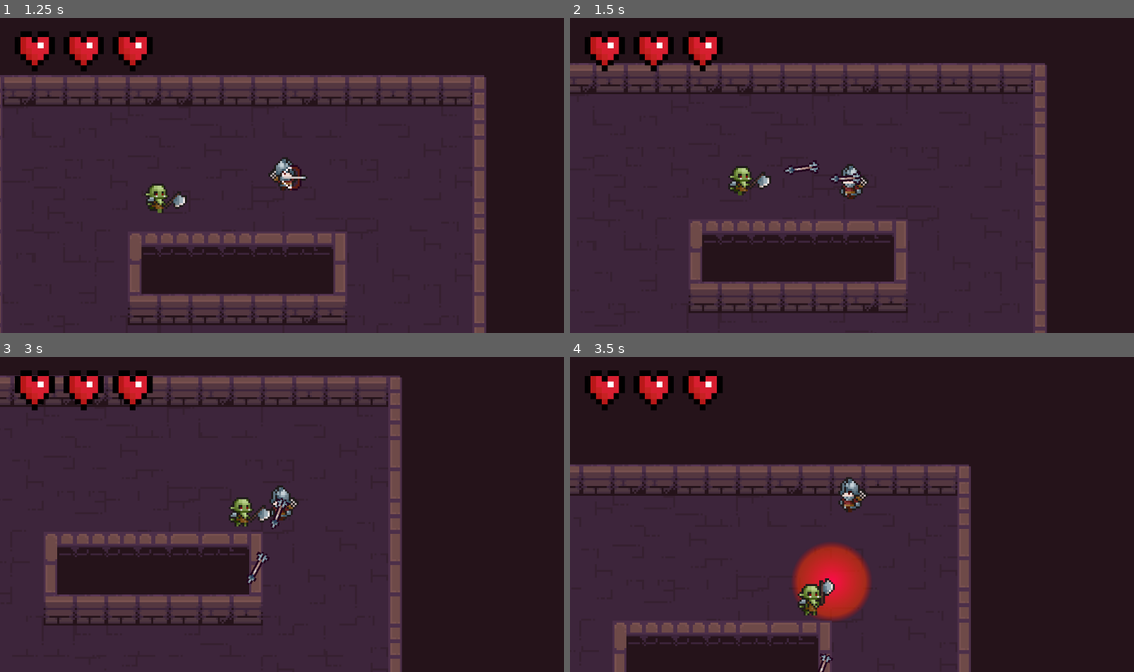
Above: before the commit, frames 1-4 (two rows, left to right).
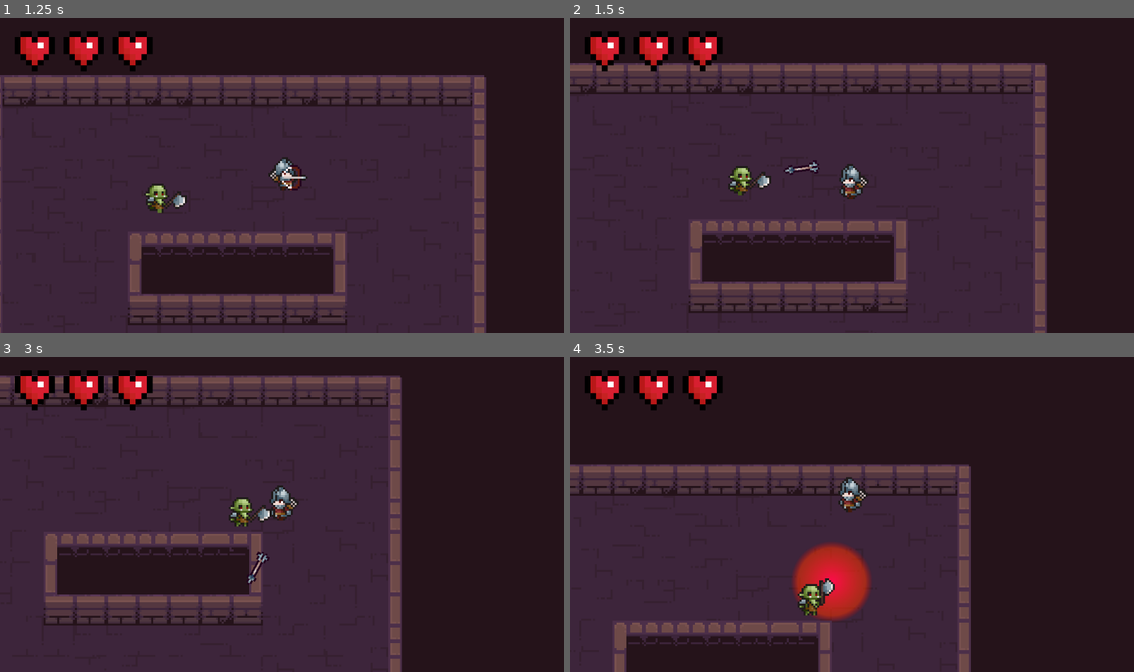
Above: after the commit, the same moments.

Repository: CatsAreCuteAndFast/knockback-topdown
Game: Godot game, scene res://scenes/levels/main_level.tscn
Same seed, same stepped clock (60 frames per second), same inputs: the game is played once before the commit and once after it.
Inputs (mouse positions are in pixels of both pictures, inside the frame that each line leads up to):
- Up to frame 1 (1.25 s): move the mouse to (406, 159) at 0.52 s; press the mouse at (406, 159) at 0.53 s; hold D (right) from 0.53 s (still down)
- Up to frame 2 (1.5 s): move the mouse to (739, 191) at 1.27 s; release D (right) at 1.28 s; release the mouse at (739, 191) at 1.28 s; hold S (down) from 1.28 s (still down); click (739, 191) at 1.35 s
- Up to frame 3 (3 s): move the mouse to (338, 445) at 2.02 s; release S (down) at 2.03 s; press the mouse at (338, 445) at 2.03 s; hold D (right) 2.03-2.78 s; move the mouse to (253, 577) at 2.77 s; release the mouse at (253, 577) at 2.78 s; hold W (up) from 2.78 s (still down); click (253, 577) at 2.85 s
- Up to frame 4 (3.5 s): keep holding W (up)

Frame 1 is identical in both runs. In frame 2, 0.1% of the frame differs, in the area x 46-52%, y 48-54%; in frame 3, 0.1%, in the area x 47-52%, y 44-55%; in frame 4, less than 0.1%.

Commit message:
Added arrow cooldowns

Diff:
--- a/scripts/states/bow_attack.gd
+++ b/scripts/states/bow_attack.gd
@@ -12,16 +12,14 @@
 
 var current_time : float
 var _shot_fired = false
-var time_after_shot : float
 
 func _ready() -> void:
 	set_process_priority(-100)
 
-func _process(delta: float) -> void:
-	if _shot_fired:
-		time_after_shot += delta
-		if time_after_shot > wait_after_shot:
-			Transitioned.emit(self, "idle")
+func _on_shot_fired():
+	await get_tree().create_timer(wait_after_shot).timeout
+	Transitioned.emit(self, "idle")
+	_shot_fired = false
 
 func Enter():
 	animated_sprite.play("load")
@@ -39,18 +37,20 @@
 
 
 func Exit():
-	_shot_fired = true
-	var arrow_instance = arrow.instantiate()
-	arrow_instance.rotation = marker.rotation
-	arrow_instance.global_position = marker.global_position
-	var original_range = arrow_instance.range
-	arrow_instance.range = lerp(minimum_range, maximum_range, current_time)
-	arrow_instance.speed *= arrow_instance.range / original_range
-	add_child(arrow_instance)
+	if not _shot_fired:
+		_on_shot_fired()
+		_shot_fired = true
+		var arrow_instance = arrow.instantiate()
+		arrow_instance.rotation = marker.rotation
+		arrow_instance.global_position = marker.global_position
+		var original_range = arrow_instance.range
+		arrow_instance.range = lerp(minimum_range, maximum_range, current_time)
+		arrow_instance.speed *= arrow_instance.range / original_range
+		add_child(arrow_instance)
 
-	var killzone = arrow_instance.get_node("Killzone")
-	if _target_player:
-		killzone._target_only_player = true
-	else:
-		killzone._target_only_player = false
+		var killzone = arrow_instance.get_node("Killzone")
+		if _target_player:
+			killzone._target_only_player = true
+		else:
+			killzone._target_only_player = false
 	current_time = 0
